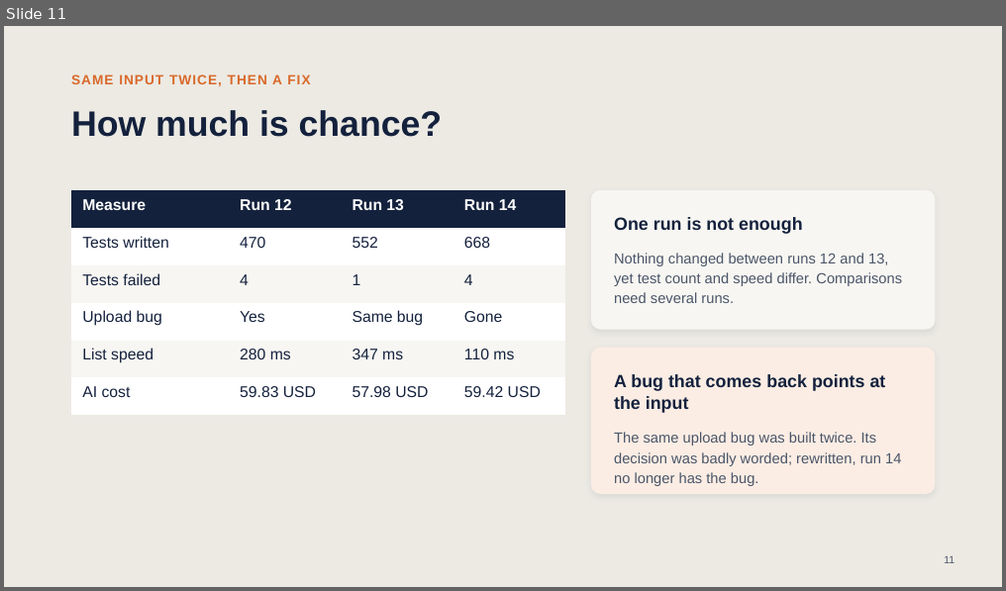
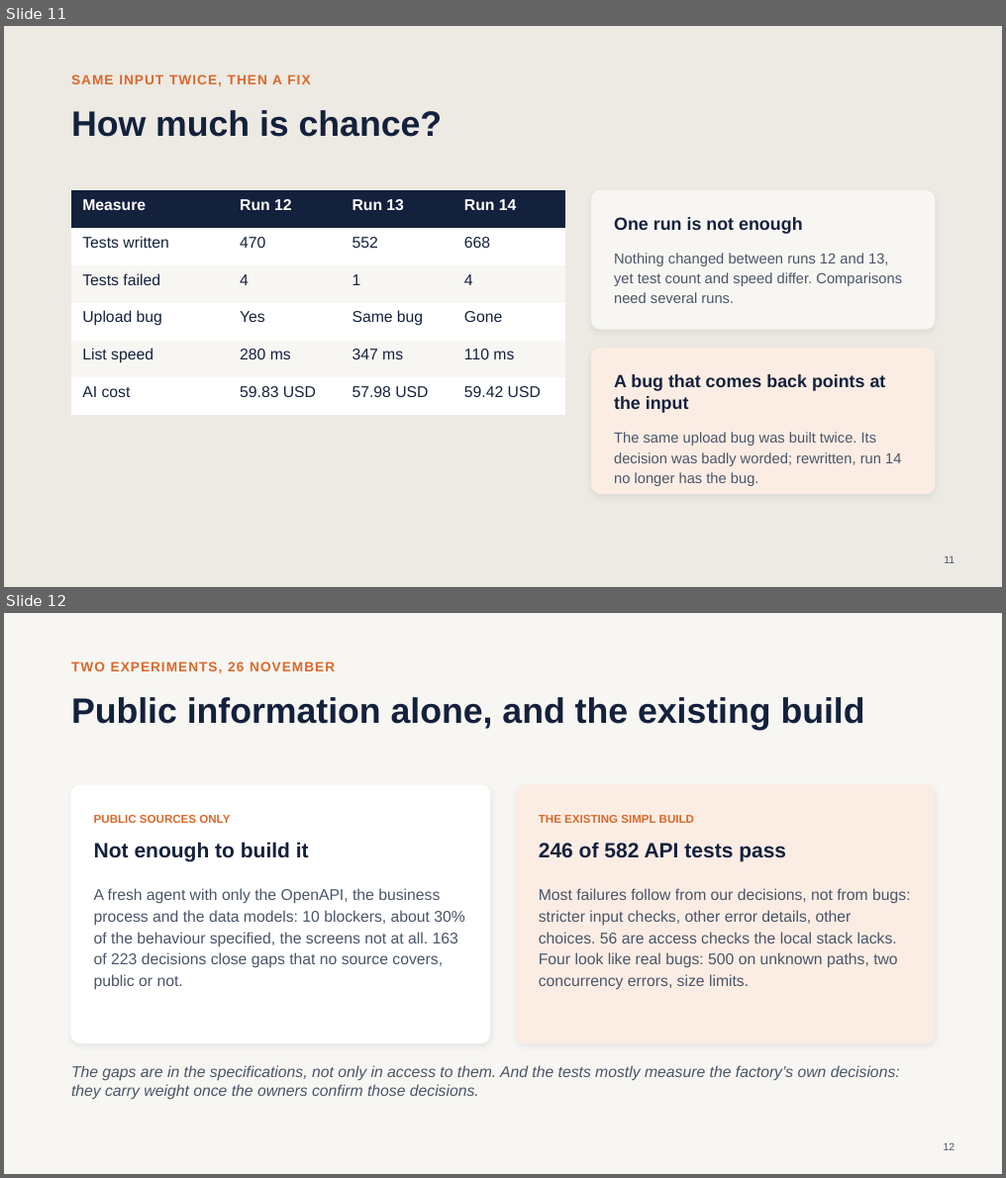
Before and after one commit to barrynauta/simpl-local, a slide deck: simpl-spec-factory/presentations/spec-factory-simpl.pptx. Shown one above the other, each under a label of ours: slide 11 before the commit, slides 11 and 12 after it. The pictures are 1006x591 and 1006x1178 pixels, drawn with LibreOffice and Linux fonts; fonts in the diff are those of the drawing. Boxes give left, top, right and bottom in pixels: in the first picture for what was removed or moved away, otherwise in the second. Text is boxed around its words. In the diff, an @@ line names an element or a change of style, - is before the commit and + after.

Commit message:
Simpl deck: slide on the two experiments

```diff
--- a/simpl-spec-factory/presentations/spec-factory-simpl.pptx
+++ b/simpl-spec-factory/presentations/spec-factory-simpl.pptx
@@ slide 12 added at (4, 613, 1002, 1174), background #F7F6F2 @@
@@ text added at (71, 662, 335, 673), 13 pt, text #D9692B, bold @@
+TWO EXPERIMENTS, 26 NOVEMBER
@@ title added at (71, 697, 865, 730), 34 pt, text #14213D, bold @@
+Public information alone, and the existing build
@@ rounded rectangle added at (71, 785, 490, 1044), fill #FFFFFF, outline #FFFFFF 1 pt @@
@@ rounded rectangle added at (516, 785, 935, 1044), fill #FBEDE4, outline #FBEDE4 1 pt @@
@@ text added at (94, 815, 230, 823), 11 pt, text #D9692B, bold @@
+PUBLIC SOURCES ONLY
@@ text added at (539, 815, 694, 823), 11 pt, text #D9692B, bold @@
+THE EXISTING SIMPL BUILD
@@ text added at (94, 842, 309, 862), 20 pt, text #14213D, bold @@
+Not enough to build it
@@ text added at (539, 842, 786, 862), 20 pt, text #14213D, bold @@
+246 of 582 API tests pass
@@ text added at (94, 888, 465, 990), 15 pt, text #4A5568 @@
+A fresh agent with only the OpenAPI, the business process and the data models: 10 blockers, about 30% of the behaviour specified, the screens not at all. 163 of 223 decisions close gaps that no source covers, public or not.
@@ text added at (539, 888, 910, 990), 15 pt, text #4A5568 @@
+Most failures follow from our decisions, not from bugs: stricter input checks, other error details, other choices. 56 are access checks the local stack lacks. Four look like real bugs: 500 on unknown paths, two concurrency errors, size limits.
@@ text added at (71, 1065, 900, 1100), 15 pt, text #4A5568, italic @@
+The gaps are in the specifications, not only in access to them. And the tests mostly measure the factory’s own decisions: they carry weight once the owners confirm those decisions.
@@ page number added at (944, 1143, 955, 1151), 10 pt, text #4A5568 @@
+12
```
Also in this commit, not shown: 1 slide changed, 2 other files.
